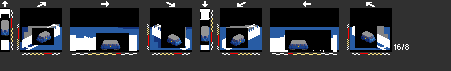
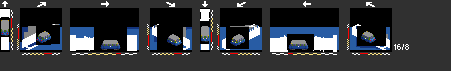
Layered file, before and after one edit (451x71). Changes by layer:
showed "Details" over [1, 20, 368, 44]
showed "Lights" over [2, 33, 375, 43]
showed "MSJ", painted on it over [1, 20, 374, 47]
hid "SJ", painted on it over [1, 20, 373, 47]
